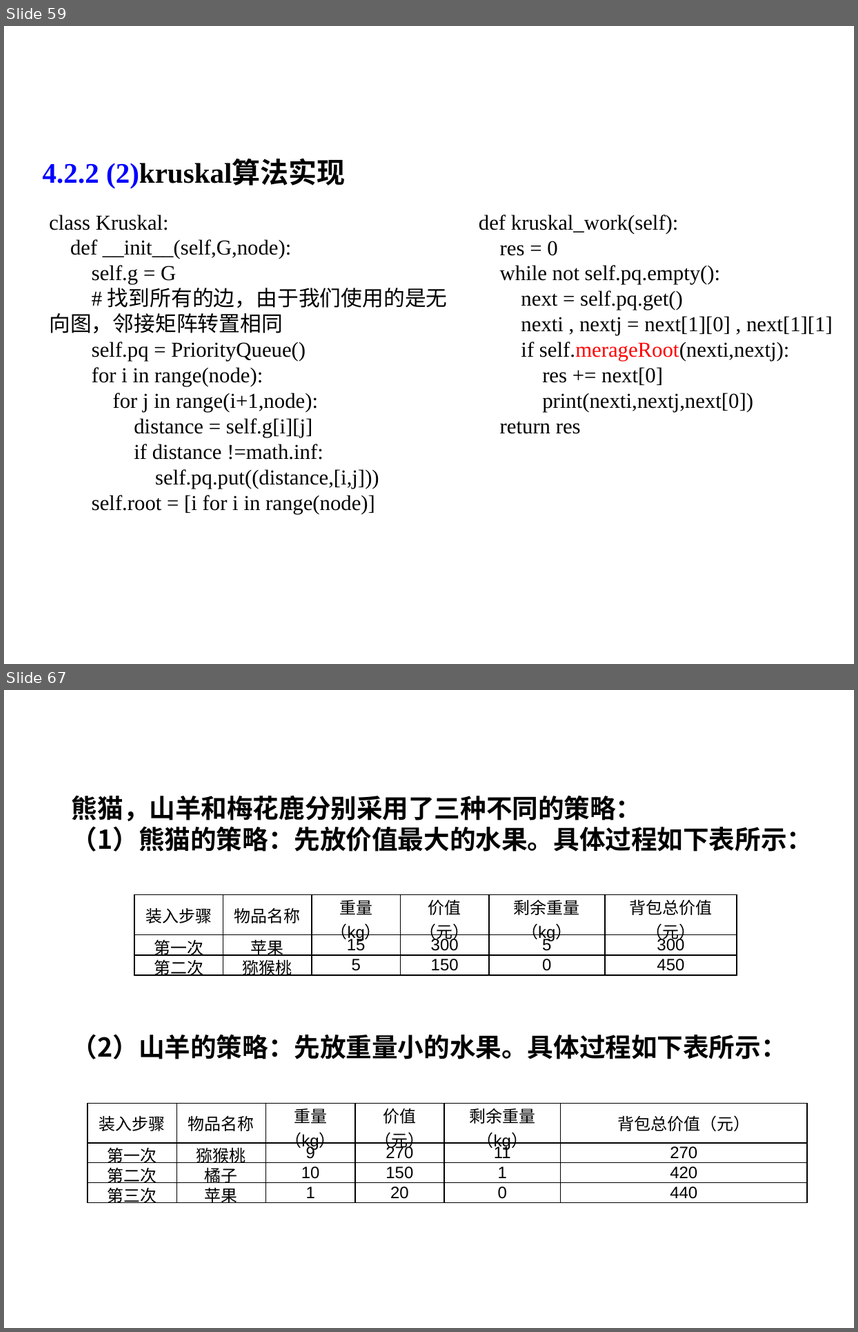
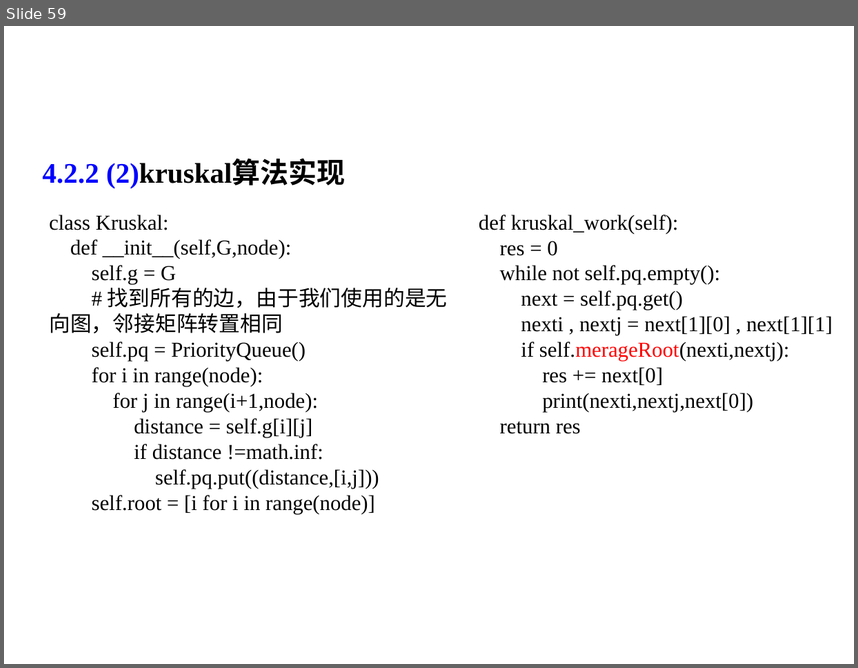
Before and after one commit to liutongling/DP, a slide deck: file/第4章 贪心法.pptx. Shown one above the other, each under a label of ours: slides 59 and 67 before the commit, slide 59 after it; the slides between them are not shown. The pictures are 858x1332 and 858x668 pixels, drawn with LibreOffice and Linux fonts; fonts in the diff are those of the drawing; background and template pictures are left out. Boxes give left, top, right and bottom in pixels: in the first picture for what was removed or moved away, otherwise in the second. Text is boxed around its words. In the diff, an @@ line names an element or a change of style, - is before the commit and + after.

```diff
--- a/file/第4章 贪心法.pptx
+++ b/file/第4章 贪心法.pptx
@@ slide 67 removed at <box>4,690,854,1328</box>, background #FFFFFF @@
@@ text removed at <box>72,795,813,851</box> @@
-熊猫，山羊和梅花鹿分别采用了三种不同的策略：
-（1）熊猫的策略：先放价值最大的水果。具体过程如下表所示：
@@ table removed at <box>135,895,736,978</box>, 3 rows, 6 columns @@
-装入步骤 | 物品名称 | 重量（kg） | 价值（元） | 剩余重量（kg） | 背包总价值（元）
-第一次 | 苹果 | 15 | 300 | 5 | 300
-第二次 | 猕猴桃 | 5 | 150 | 0 | 450
@@ text removed at <box>72,1034,787,1059</box> @@
-（2）山羊的策略：先放重量小的水果。具体过程如下表所示：
@@ table removed at <box>87,1103,807,1205</box>, 4 rows, 6 columns @@
-装入步骤 | 物品名称 | 重量（kg） | 价值（元） | 剩余重量（kg） | 背包总价值（元）
-第一次 | 猕猴桃 | 9 | 270 | 11 | 270
-第二次 | 橘子 | 10 | 150 | 1 | 420
-第三次 | 苹果 | 1 | 20 | 0 | 440
```
Also in this commit, not shown: 4 slides changed, 2 slides added, 11 other slides removed, 2 other files.
